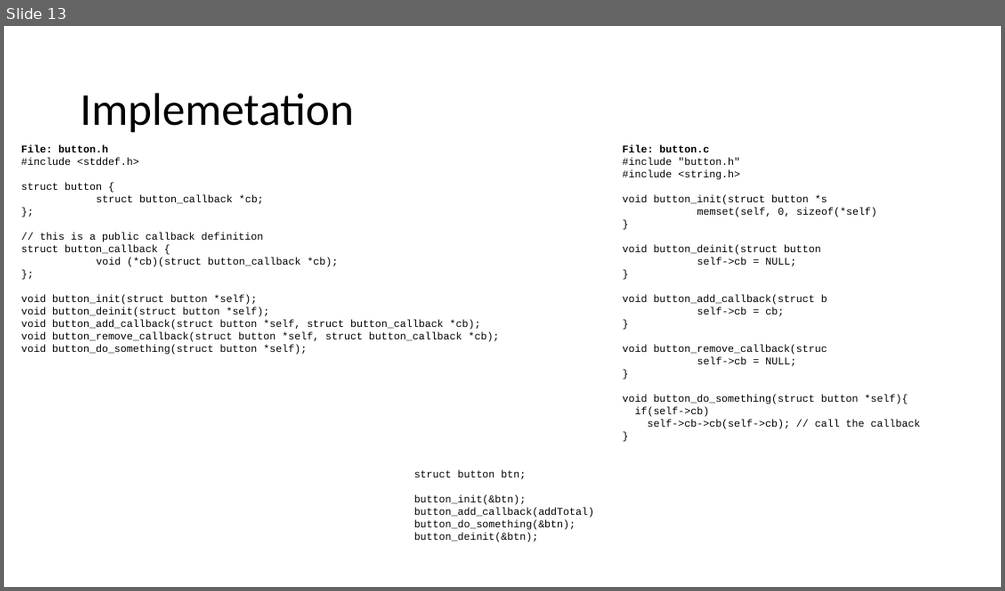
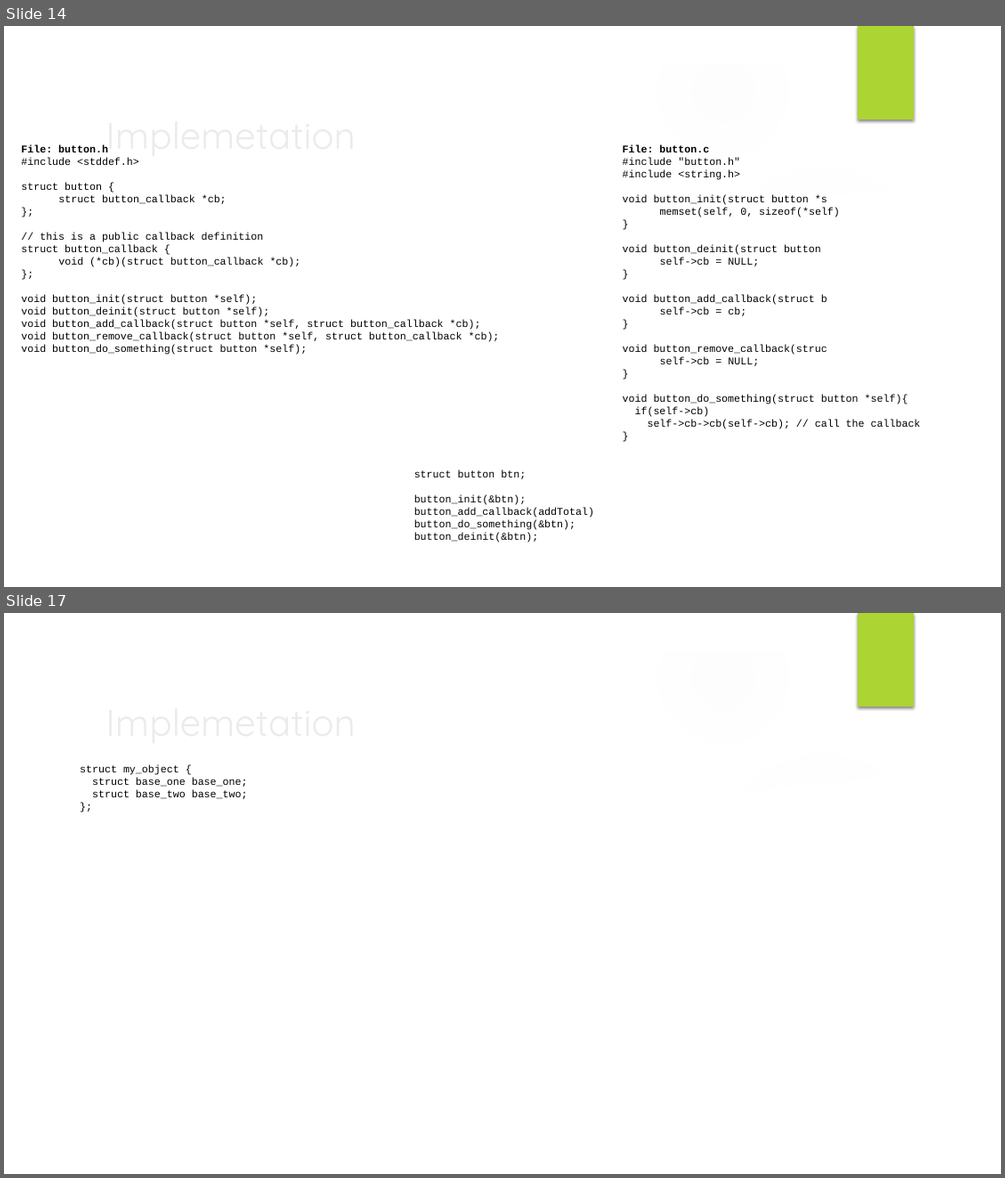
Before and after one commit to HybridChild/IDA_DesignPatterns, a slide deck: Embedded C Programming Design Patterns.pptx. Shown one above the other, each under a label of ours: slide 13 before the commit, slides 14 and 17 after it; the slides between them are not shown. The pictures are 1005x591 and 1005x1178 pixels, drawn with LibreOffice and Linux fonts; fonts in the diff are those of the drawing; background and template pictures are left out. Boxes give left, top, right and bottom in pixels: in the first picture for what was removed or moved away, otherwise in the second. Text is boxed around its words. In the diff, an @@ line names an element or a change of style, - is before the commit and + after.

```diff
--- a/Embedded C Programming Design Patterns.pptx
+++ b/Embedded C Programming Design Patterns.pptx
@@ slide 17 added at bbox=[4, 613, 1001, 1174], background picture (left out); not listed: 9 template elements that a slide beside it also shows @@
@@ title added at bbox=[98, 692, 815, 750], 36 pt, text #EBEBEB @@
+Implemetation
@@ text added at bbox=[80, 765, 248, 799], 10 pt, text #000000 @@
+struct my_object {
+struct base_one base_one;
+struct base_two base_two;
+};
@@ what was slide 13 is now slide 14 @@
@@ slide 14 changed as well @@
@@ group added at bbox=[4, 26, 1001, 587]: 3 ellipses, 3 freeform shapes @@
@@ rectangle added at bbox=[858, 26, 914, 119], fill #ACD433 @@
@@ title "Implemetation": place and size @@
-title "Implemetation" at bbox=[80, 93, 354, 133]
+title "Implemetation" at bbox=[105, 146, 355, 159]
@@ title "Implemetation" at bbox=[105, 146, 355, 159]: size 44 to 36 pt, font Calibri to Quicksand, text colour #000000 to #EBEBEB; line spacing 0.9 to 1 @@
```
Also in this commit, not shown: 20 other slides changed, 2 other slides added, 1 slide removed, 1 other file.
